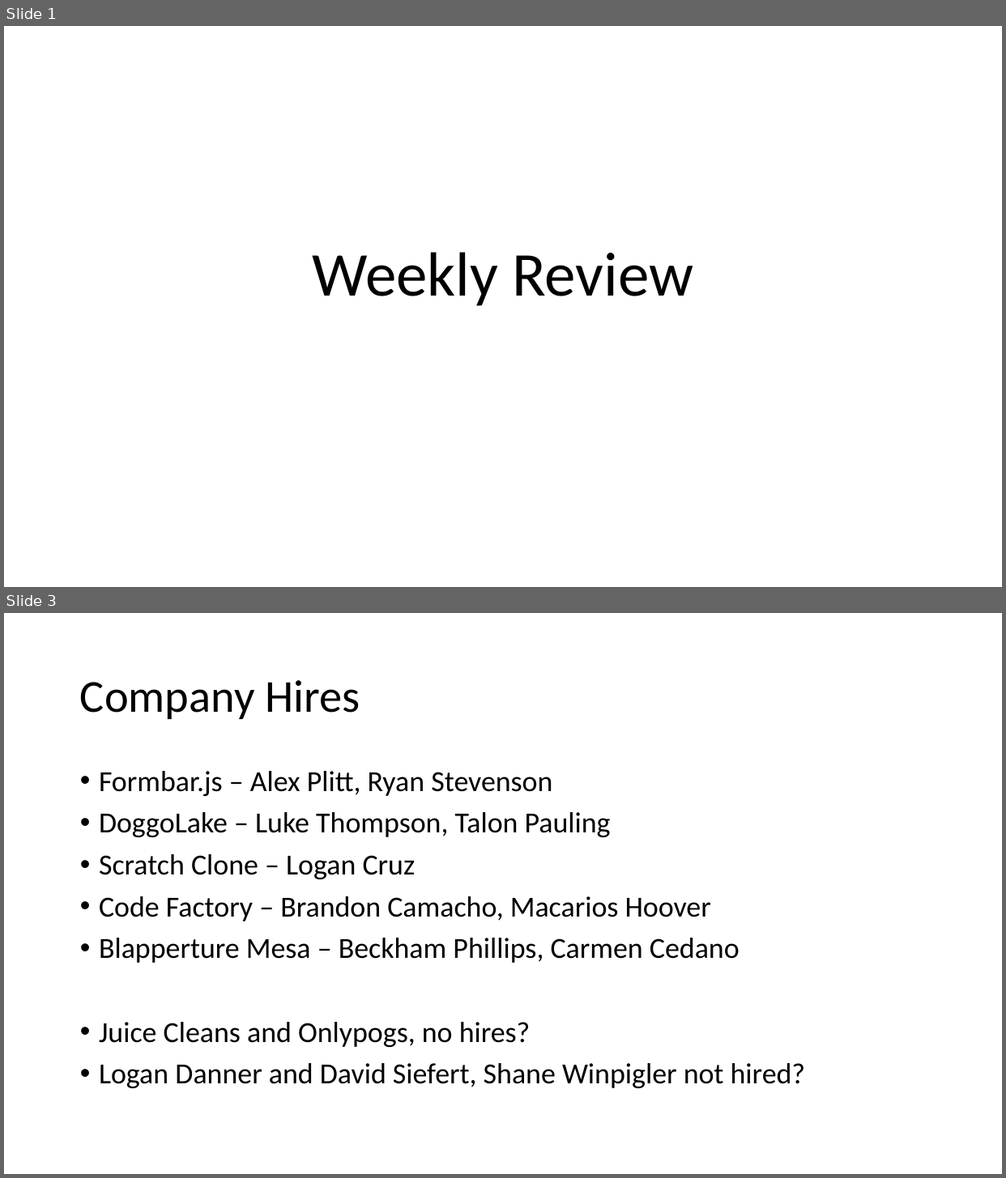
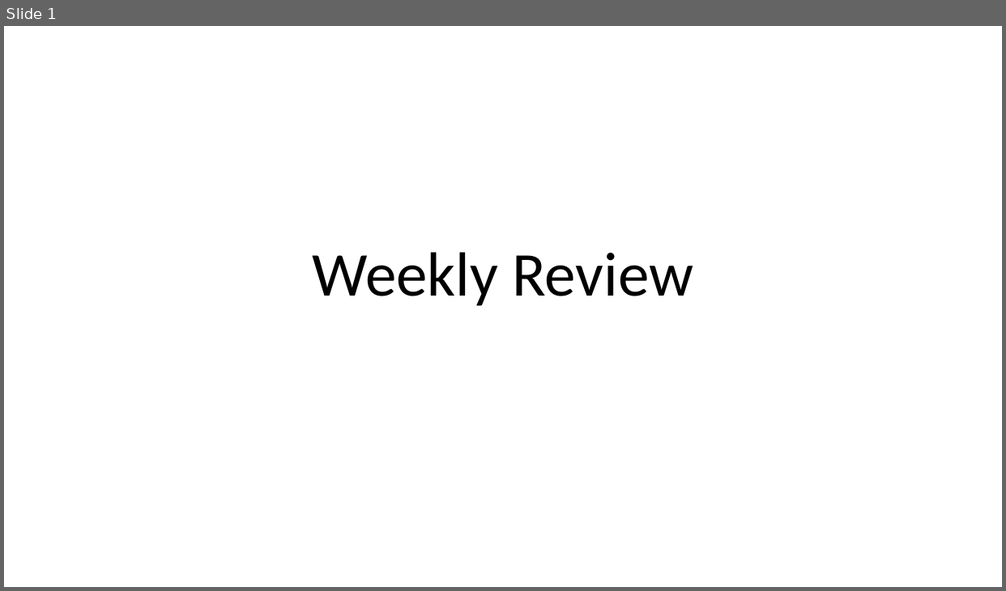
Before and after one commit to parke2023059/docpacs2223, a slide deck: docpac_32270423/Weekly Review.pptx. Shown one above the other, each under a label of ours: slides 1 and 3 before the commit, slide 1 after it; the slides between them are not shown. The pictures are 1006x1178 and 1006x591 pixels, drawn with LibreOffice and Linux fonts; fonts in the diff are those of the drawing. Boxes give left, top, right and bottom in pixels: in the first picture for what was removed or moved away, otherwise in the second. Text is boxed around its words. In the diff, an @@ line names an element or a change of style, - is before the commit and + after.

```diff
--- a/docpac_32270423/Weekly Review.pptx
+++ b/docpac_32270423/Weekly Review.pptx
@@ slide 3 removed at (4,613,1002,1174), background #FFFFFF @@
@@ title removed at (80,680,360,719) @@
-Company Hires
@@ text removed at (99,771,805,1088) @@
-• Formbar.js – Alex Plitt, Ryan Stevenson
-• DoggoLake – Luke Thompson, Talon Pauling
-• Scratch Clone – Logan Cruz
-• Code Factory – Brandon Camacho, Macarios Hoover
-• Blapperture Mesa – Beckham Phillips, Carmen Cedano
-• Juice Cleans and Onlypogs, no hires?
-• Logan Danner and David Siefert, Shane Winpigler not hired?
```
Also in this commit, not shown: 2 slides changed, 2 slides added, 2 other slides removed, 4 other files.
